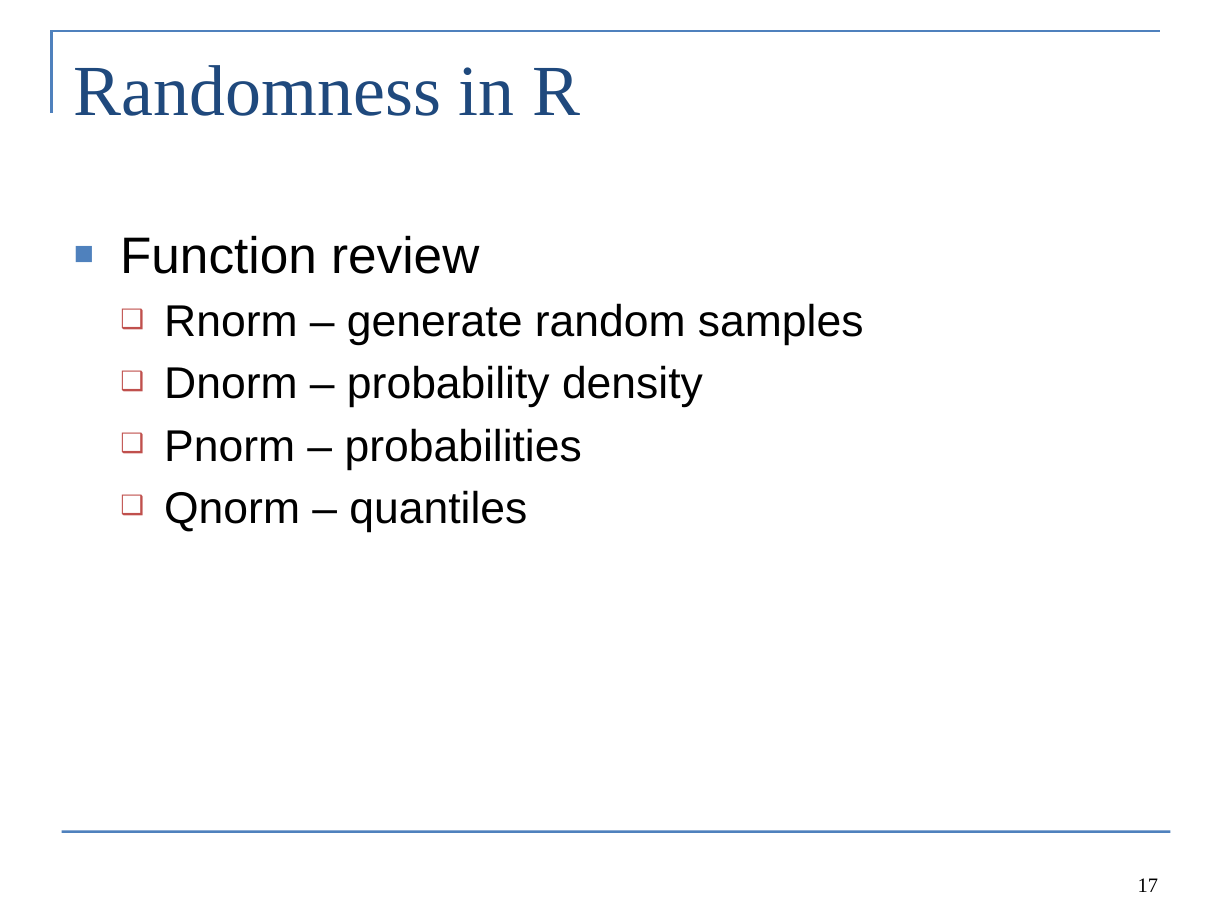
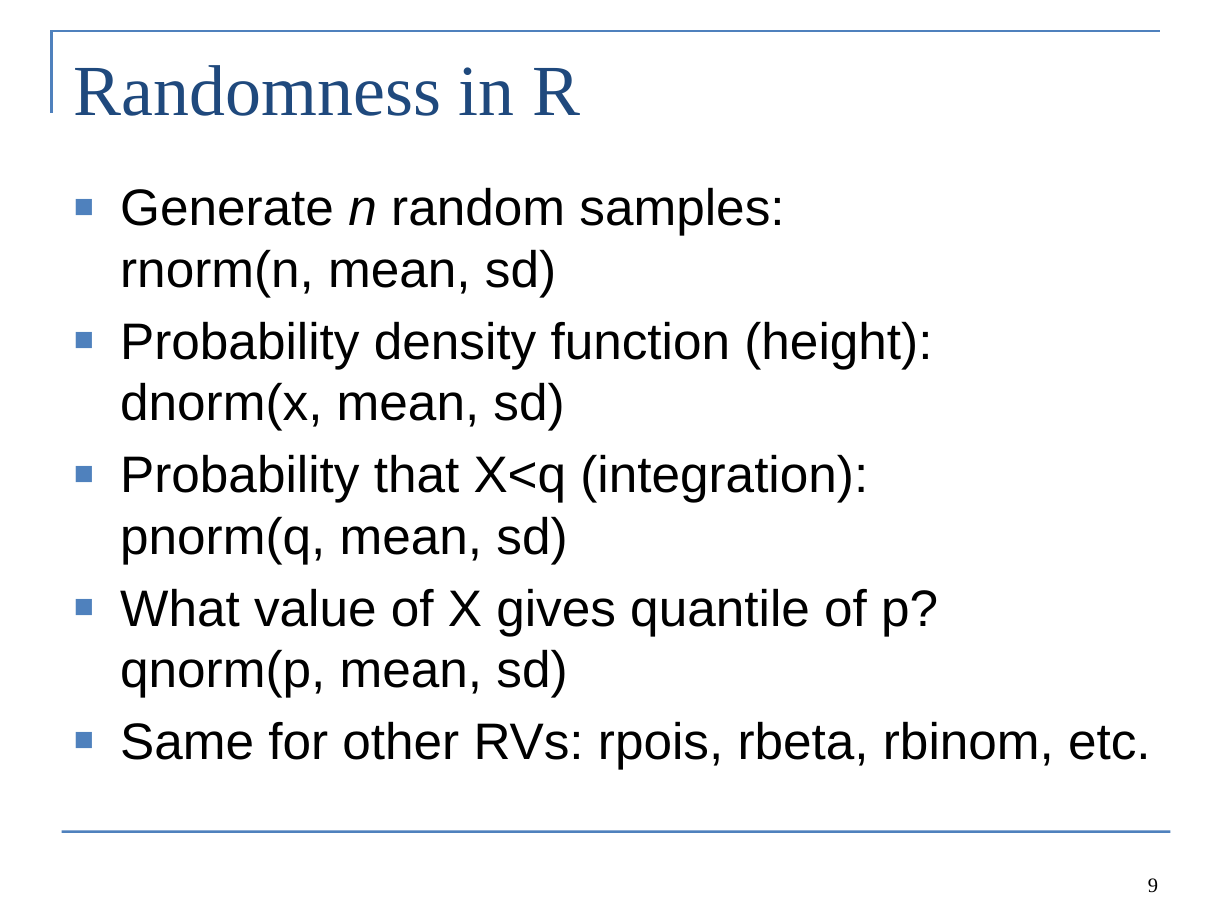
Before and after one commit to colemonnahan/bayes_workshop, a slide deck: slide 9 of dia1/lecture1_probability.pptx (slide 17 before the commit). Drawn at 1232x924 pixels with LibreOffice and Linux fonts; fonts in the diff are those of the drawing. Boxes give left, top, right and bottom in pixels: in the first picture for what was removed or moved away, otherwise in the second. Text is boxed around its words. In the diff, an @@ line names an element or a change of style, - is before the commit and + after.

```diff
--- a/dia1/lecture1_probability.pptx
+++ b/dia1/lecture1_probability.pptx
@@ text at [120, 187, 1151, 769]: text changed; size 26 to 30 pt @@
-■ Function review
-  ❑ Rnorm – generate random samples
-  ❑ Dnorm – probability density
-  ❑ Pnorm – probabilities
-  ❑ Qnorm – quantiles
+■ Generate n random samples:
+  rnorm(n, mean, sd)
+■ Probability density function (height):
+  dnorm(x, mean, sd)
+■ Probability that X<q (integration):
+  pnorm(q, mean, sd)
+■ What value of X gives quantile of p?
+  qnorm(p, mean, sd)
+■ Same for other RVs: rpois, rbeta, rbinom, etc.
@@ page number at [1148, 878, 1158, 893]: text changed @@
-17
+9
```
Also in this commit, not shown: 3 other slides changed, 2 slides added, 11 slides removed, 8 other files.
